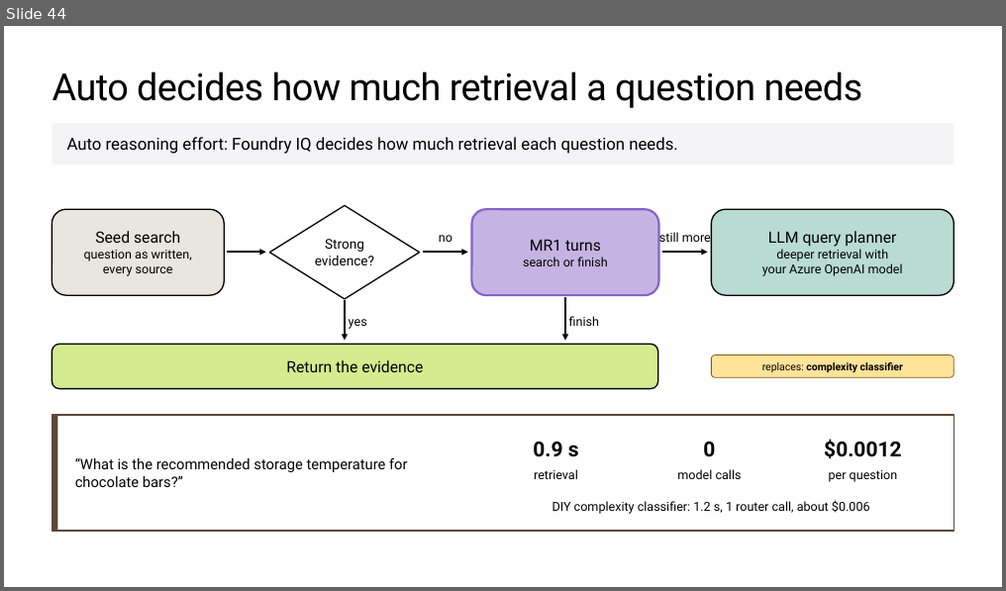
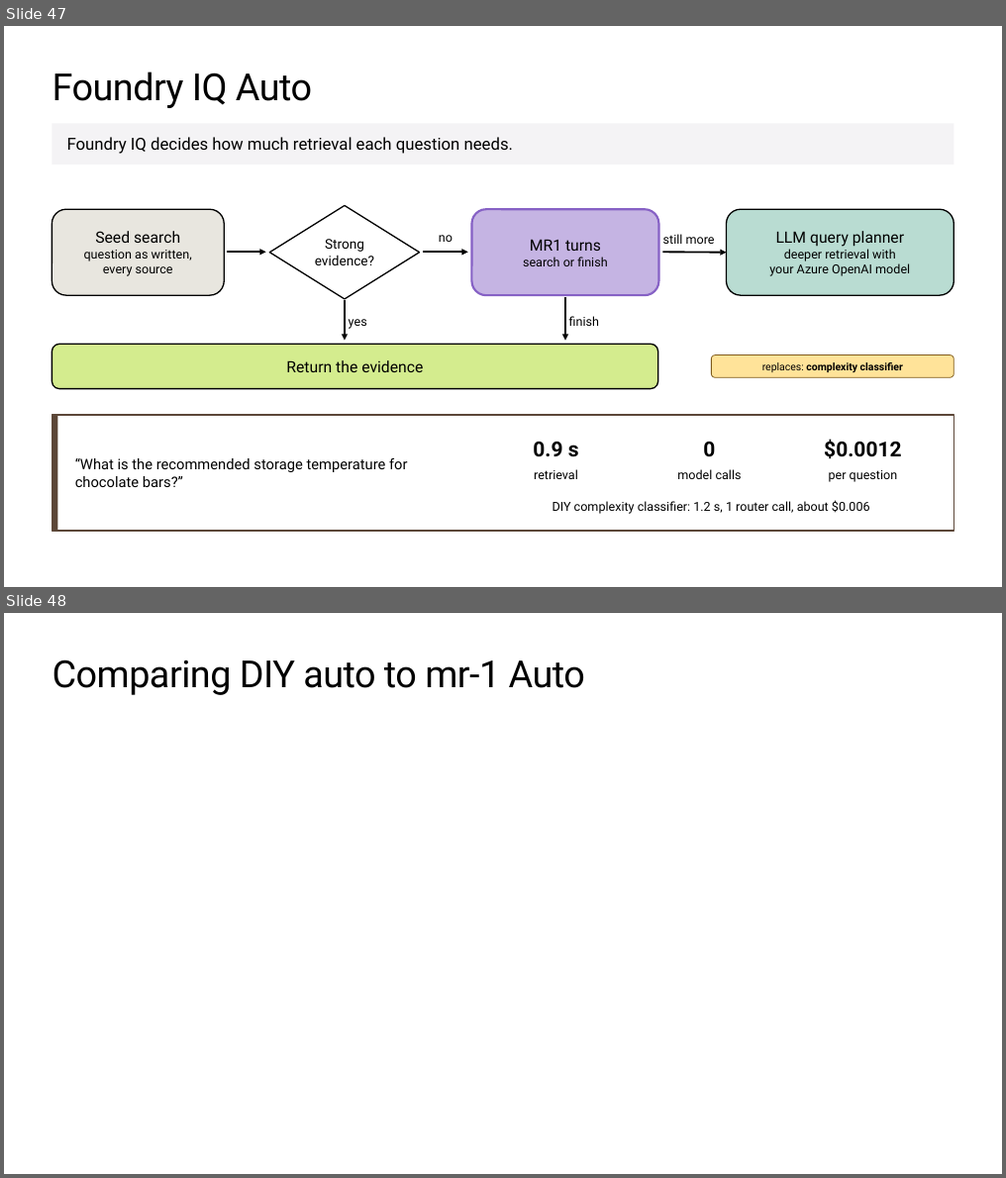
Before and after one commit to microsoft/ignite26-BRK300-building-agentic-retrieval-from-diy-to-foundry-iq, a slide deck: IgniteBRK300-WorkingDeck.pptx. Shown one above the other, each under a label of ours: slide 44 before the commit, slides 47 and 48 after it. The pictures are 1006x591 and 1006x1178 pixels, drawn with LibreOffice and Linux fonts; fonts in the diff are those of the drawing; background and template pictures are left out. Boxes give left, top, right and bottom in pixels: in the first picture for what was removed or moved away, otherwise in the second. Text is boxed around its words. In the diff, an @@ line names an element or a change of style, - is before the commit and + after.

```diff
--- a/IgniteBRK300-WorkingDeck.pptx
+++ b/IgniteBRK300-WorkingDeck.pptx
@@ slide 48 added at bbox=[4, 613, 1002, 1174], background #FFFFFF @@
@@ title added at bbox=[53, 660, 585, 695], 36 pt, text #000000 @@
+Comparing DIY auto to mr-1 Auto
@@ what was slide 44 is now slide 47 @@
@@ slide 47 changed as well @@
@@ title at bbox=[53, 72, 312, 108]: text changed @@
-Auto decides how much retrieval a question needs
+Foundry IQ Auto
@@ text in rectangle at bbox=[67, 137, 514, 154]: text changed @@
-Auto reasoning effort: Foundry IQ decides how much retrieval each question needs.
+Foundry IQ decides how much retrieval each question needs.
@@ text "still more" rewrapped from bbox=[659, 230, 711, 246] to bbox=[663, 234, 715, 244] @@
@@ rounded rectangle "LLM query planner": place and size @@
-rounded rectangle "LLM query planner" at bbox=[712, 209, 954, 295]
+rounded rectangle "LLM query planner" at bbox=[727, 209, 954, 295]
@@ arrow moved from (662, 252) - (708, 252) to (662, 252) - (727, 252) @@
```
Also in this commit, not shown: 33 other slides changed, 7 other slides added.
